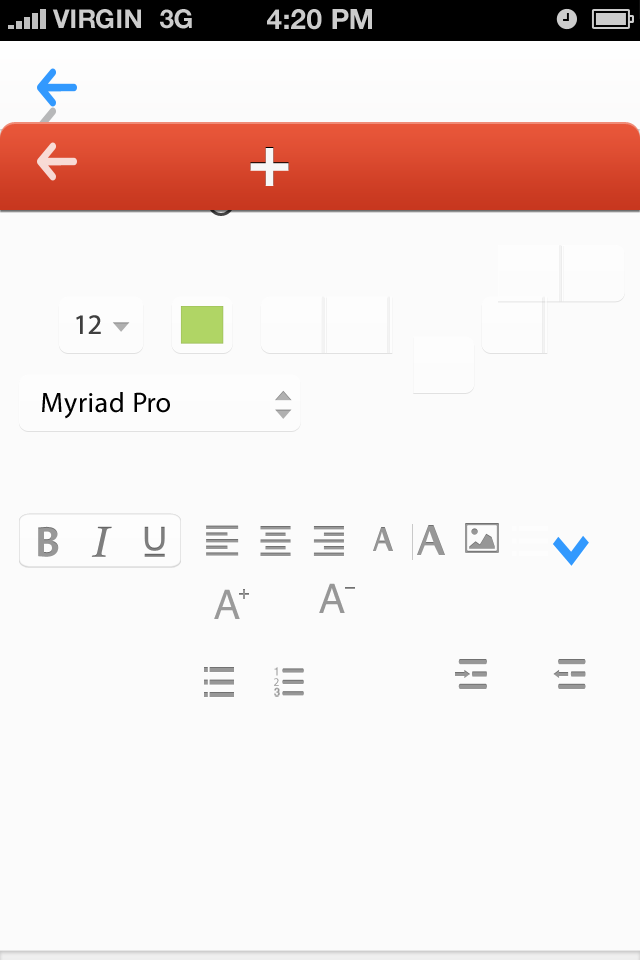
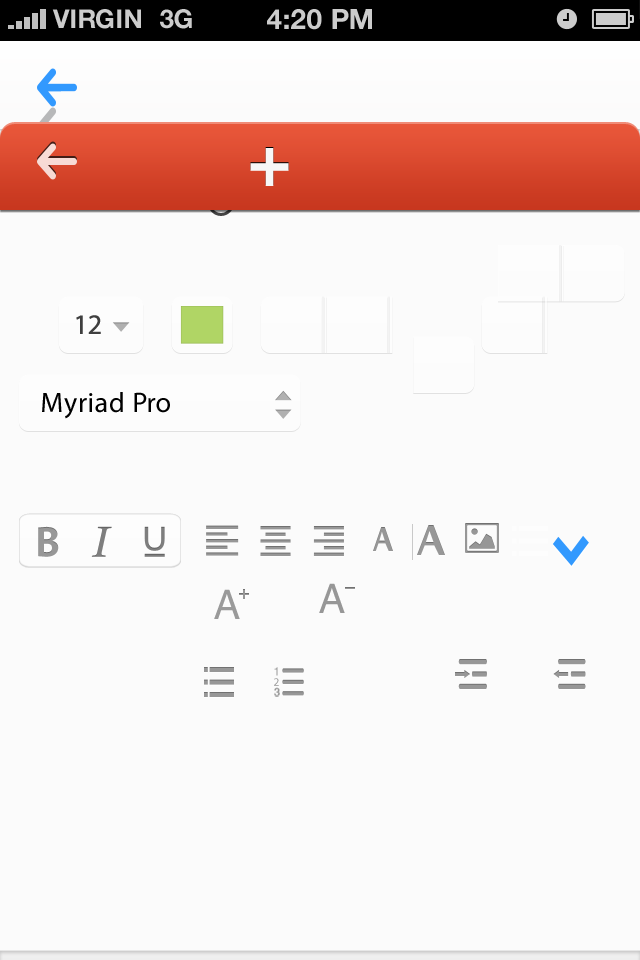
The second (640, 960) image is a revision of the first. Changes to its layers:
painted on "Arrow 2 white" over [37, 142, 77, 181]
